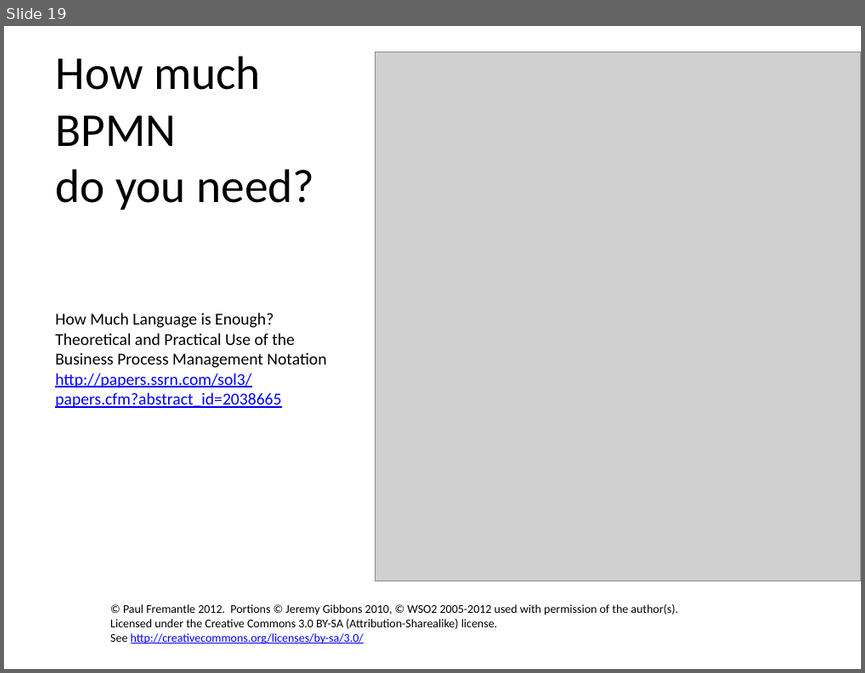
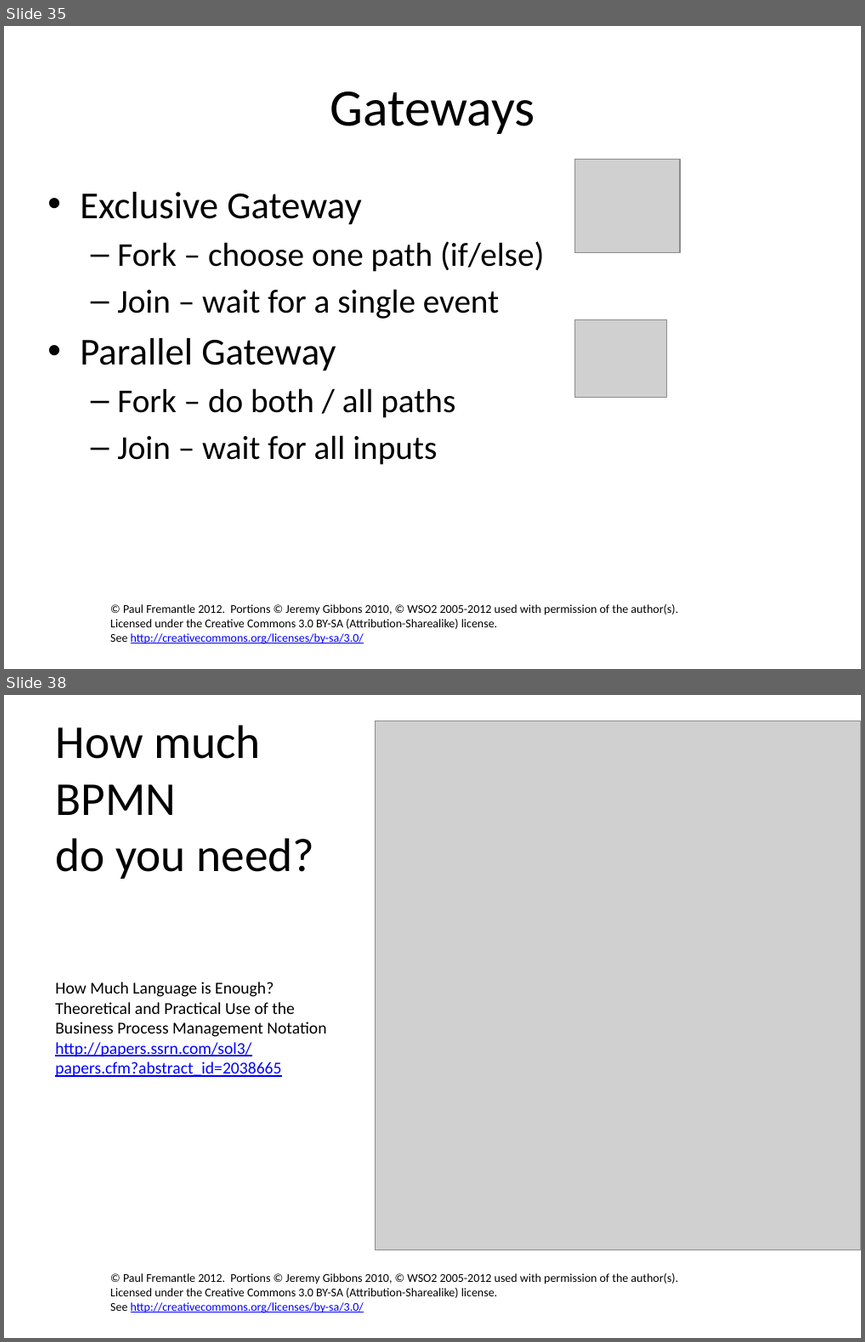
Before and after one commit to pzfreo/ox-soa-old, a slide deck: presentations/source/12-Composition.pptx. Shown one above the other, each under a label of ours: slide 19 before the commit, slides 35 and 38 after it; the slides between them are not shown. The pictures are 865x673 and 865x1342 pixels, drawn with LibreOffice and Linux fonts; fonts in the diff are those of the drawing; grey boxes stand for pictures; background and template pictures are left out. Boxes give left, top, right and bottom in pixels: in the first picture for what was removed or moved away, otherwise in the second. Text is boxed around its words. In the diff, an @@ line names an element or a change of style, - is before the commit and + after.

```diff
--- a/presentations/source/12-Composition.pptx
+++ b/presentations/source/12-Composition.pptx
@@ slide 35 added at <box>4,26,861,669</box>, background #FFFFFF; not listed: 1 template element that a slide beside it also shows @@
@@ title added at <box>330,91,534,134</box>, 44 pt, text #000000 @@
+Gateways
@@ picture added at <box>575,159,680,253</box> @@
@@ text added at <box>80,192,544,465</box>, 28 pt, text #000000 @@
+• Exclusive Gateway
+  – Fork – choose one path (if/else)
+  – Join – wait for a single event
+• Parallel Gateway
+  – Fork – do both / all paths
+  – Join – wait for all inputs
@@ picture added at <box>575,320,667,397</box> @@
@@ what was slide 19 is now slide 38 @@
```
Also in this commit, not shown: 2 slides changed, 18 other slides added, 7 slides removed, 49 other files.
